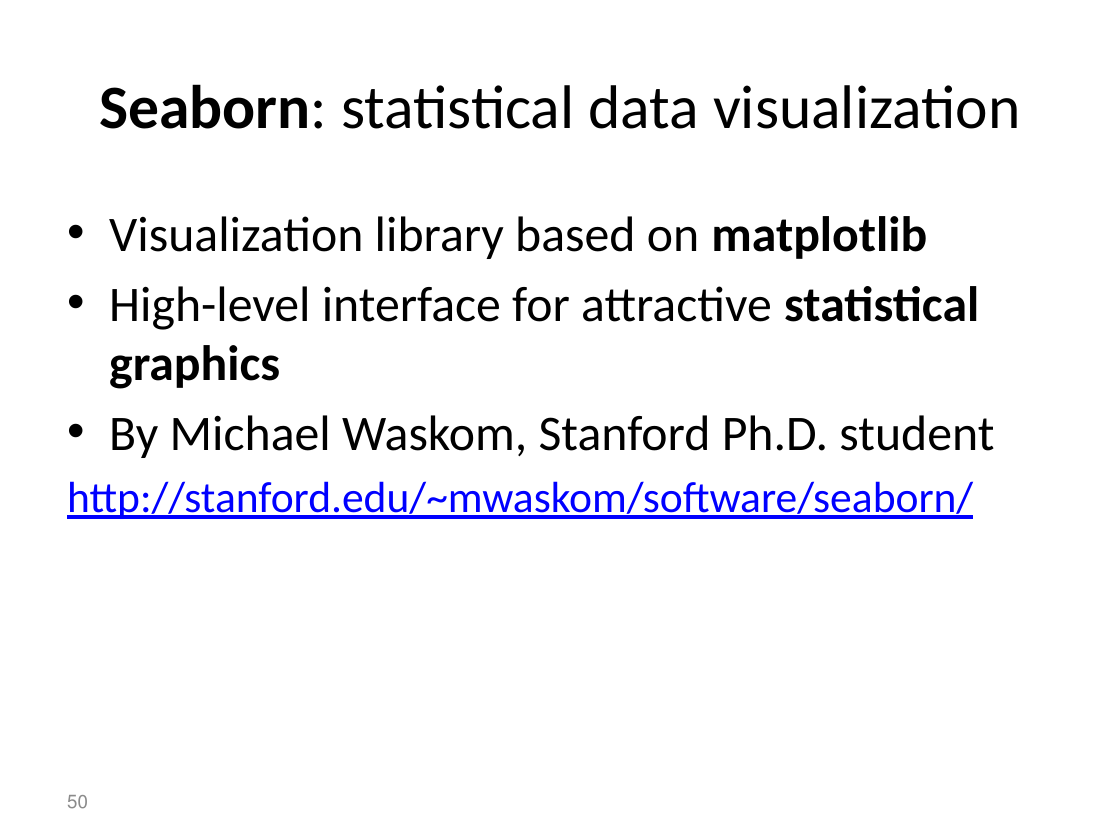
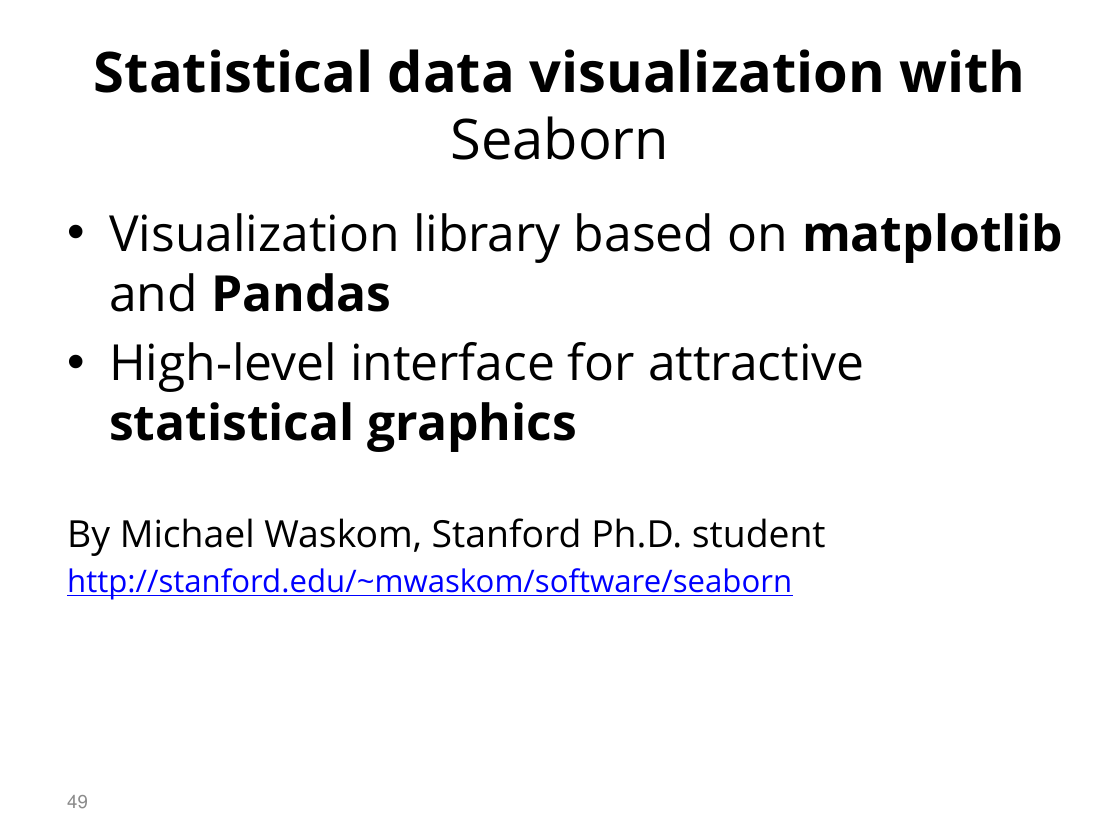
Before and after one commit to yoavram/PyConIL2016, a slide deck: slide 49 of presentation.pptx (slide 50 before the commit). Drawn at 1120x840 pixels with LibreOffice and Linux fonts; fonts in the diff are those of the drawing. Boxes give left, top, right and bottom in pixels: in the first picture for what was removed or moved away, otherwise in the second. Text is boxed around its words. In the diff, an @@ line names an element or a change of style, - is before the commit and + after.

Commit message:
modified fonts

```diff
--- a/presentation.pptx
+++ b/presentation.pptx
@@ title at [94, 49, 1025, 160]: text changed; size 39.6 to 36 pt; font Calibri to Open Sans; bold on @@
-Seaborn: statistical data visualization
+Statistical data visualization with Seaborn
@@ text at [109, 213, 1063, 312]: text changed; font Calibri to Open Sans @@
-• Visualization library based on matplotlib
+• Visualization library based on matplotlib and Pandas
@@ text at [67, 342, 865, 556]: font Calibri to Open Sans in "High-level interface for attractive statistical graphics", "By Michael Waskom, Stanford Ph.D. student"; size 32 to 24 pt in "By Michael Waskom, Stanford Ph.D. student"; bullet • to none; less space between paragraphs @@
@@ text at [67, 568, 792, 600]: text changed; size 28 to 20 pt; font Calibri to Open Sans @@
-http://stanford.edu/~mwaskom/software/seaborn/
+http://stanford.edu/~mwaskom/software/seaborn
@@ page number at [67, 795, 88, 809]: text changed; font Calibri to Open Sans @@
-50
+49
```
Also in this commit, not shown: 59 other slides changed, 4 slides added, 3 slides removed.
